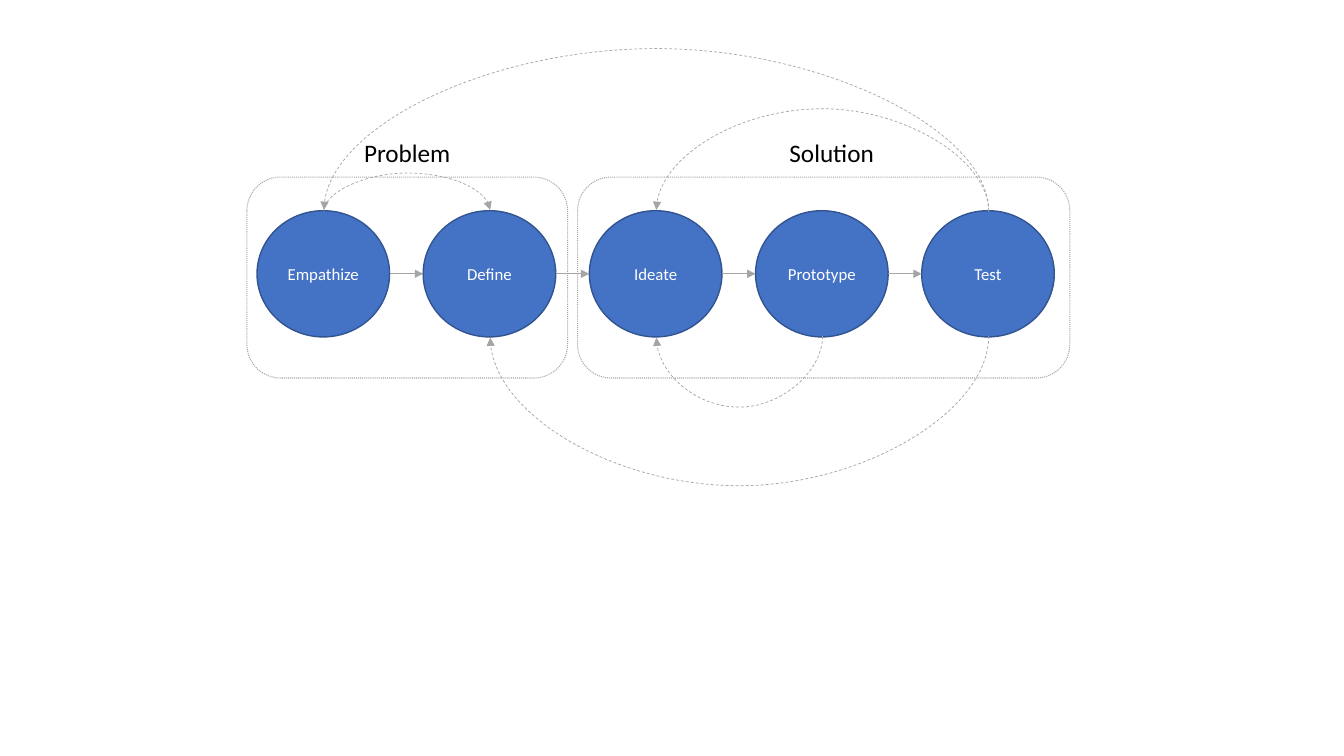
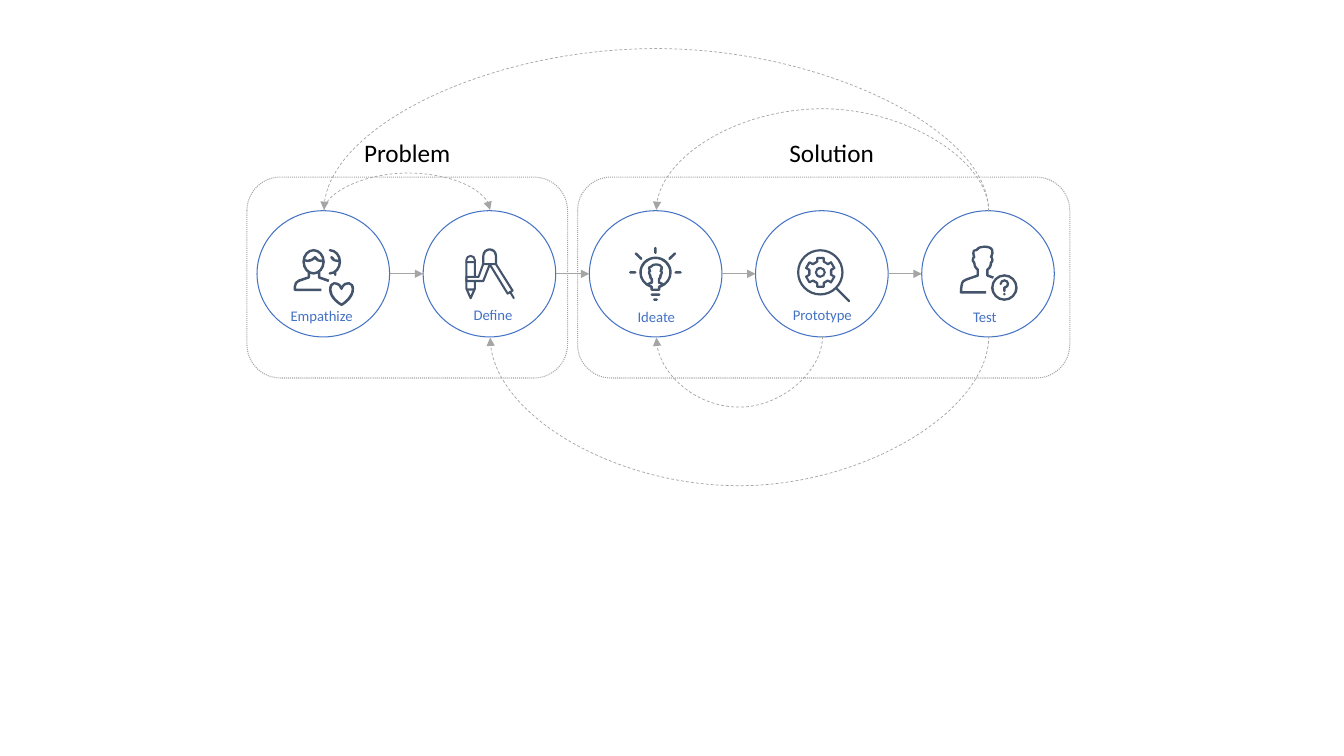
Before and after one commit to 200Meters/Sales-Scrum, a slide deck: slide 16 of assets/Sprint Cadence Diagrams.pptx. Drawn at 1344x756 pixels with LibreOffice and Linux fonts; fonts in the diff are those of the drawing. Boxes give left, top, right and bottom in pixels: in the first picture for what was removed or moved away, otherwise in the second. Text is boxed around its words. In the diff, an @@ line names an element or a change of style, - is before the commit and + after.

```diff
--- a/assets/Sprint Cadence Diagrams.pptx
+++ b/assets/Sprint Cadence Diagrams.pptx
@@ fill #4472C4 to none; outline #325491 1 pt to #4472C4 0.75 pt in 5 elements at box(257, 211, 390, 337), box(423, 211, 557, 337), box(590, 211, 723, 337), box(756, 211, 889, 337), box(922, 211, 1055, 337) @@
@@ text in ellipse at box(288, 268, 359, 283): text removed @@
-Empathize
@@ group added at box(466, 248, 515, 299): 7 freeform shapes @@
@@ text in ellipse at box(467, 268, 512, 280): text removed @@
-Define
@@ text in ellipse at box(634, 268, 677, 280): text removed @@
-Ideate
@@ group added at box(629, 247, 682, 300): 8 freeform shapes @@
@@ text in ellipse at box(788, 269, 856, 283): text removed @@
-Prototype
@@ group added at box(798, 249, 850, 301): 4 freeform shapes @@
@@ text in ellipse at box(974, 269, 1001, 280): text removed @@
-Test
@@ group added at box(293, 249, 354, 306): 8 freeform shapes @@
@@ group added at box(960, 246, 1017, 300): 3 freeform shapes, 1 ellipse @@
@@ text added at box(291, 311, 353, 324), 10.5 pt, text #4472C4 @@
+Empathize
@@ text added at box(474, 310, 513, 320), 10.5 pt, text #4472C4 @@
+Define
@@ text added at box(638, 312, 675, 322), 10.5 pt, text #4472C4 @@
+Ideate
@@ text added at box(793, 310, 852, 323), 10.5 pt, text #4472C4 @@
+Prototype
@@ text added at box(973, 312, 996, 322), 10.5 pt, text #4472C4 @@
+Test
```
